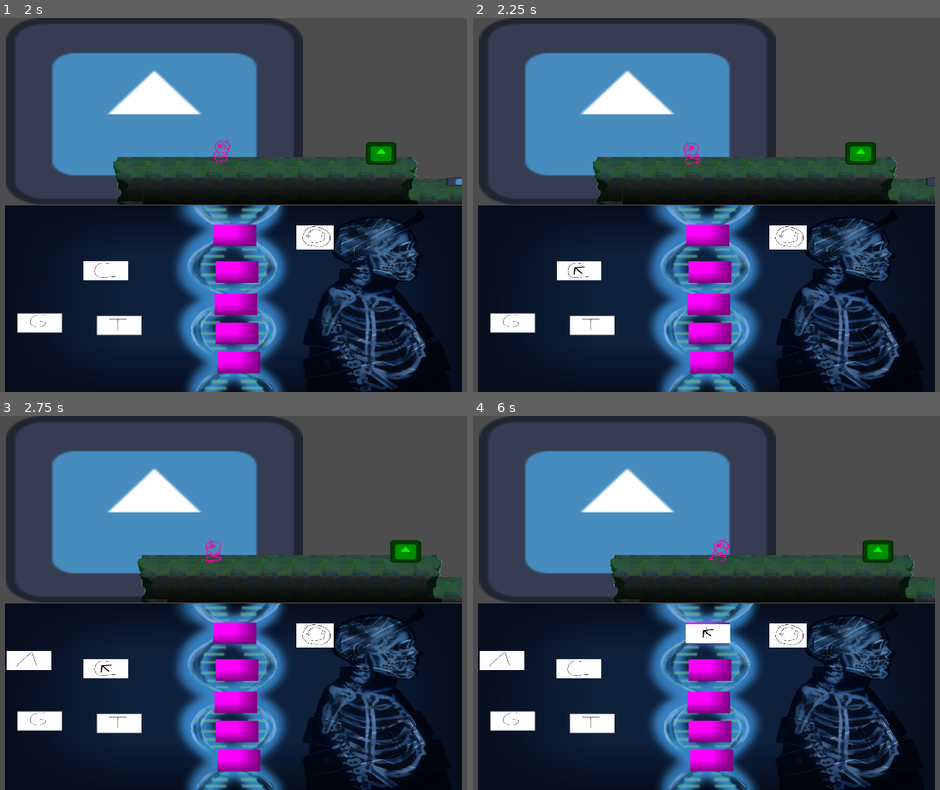
Above: before the commit, frames 1-4 (two rows, left to right).
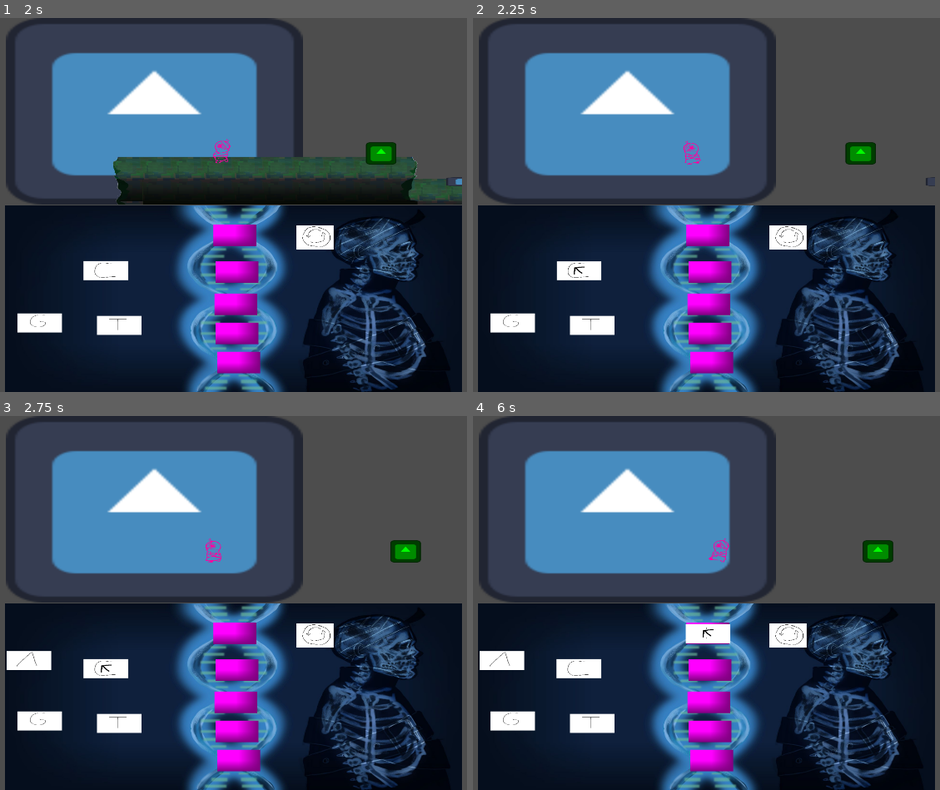
Above: after the commit, the same moments.

Repository: LuisEnriqueCabelloBlanco/ComJamOn26
Game: Godot game, scene res://Scenes/CamTest2.tscn
Two runs of this game, one before a commit and one after it. Both use one fixed random seed, a clock stepped at 60 frames per second and the inputs below. This scene is started directly instead of the project's main scene. The engine's default icon, where the game draws it, is replaced by a stand-in: a white triangle on a blue panel in a dark square.
Inputs (mouse positions are in pixels of both pictures, inside the frame that each line leads up to):
- Up to frame 1 (2 s): drag from (317, 238) to (434, 182) at 0.52 s; drag from (28, 261) to (462, 182) at 1.27 s
- Up to frame 2 (2.25 s): tap Enter at 2 s; move the mouse to (580, 272) at 2.02 s; hold A (left) from 2.03 s (still down); tap V (Vision nocturna) at 2.1 s; click (580, 272) at 2.17 s
- Up to frame 3 (2.75 s): keep holding A (left)
- Up to frame 4 (6 s): release A (left) at 2.75 s; drag from (510, 722) to (706, 632) at 2.77 s; drag from (706, 632) to (711, 730) at 3.52 s; drag from (594, 722) to (706, 632) at 4.27 s; hold D (right) 5.03-5.75 s; tap V (Vision nocturna) at 5.1 s; click (706, 632) at 5.17 s; drag from (608, 509) to (711, 760) at 5.77 s

Frame 1 is identical in both runs. In frame 2, 8.2% of the frame differs, in the area x 25-99%, y 37-50%; in frame 3, 8.0%; in frame 4, 8.0%.
Error before the commit: Invalid access to property or key 'visible' on a base object of type 'Nil'. (res://Scripts/night_vision_component.gd:15)

Commit message:
En camino al power ADN

Diff:
--- a/adn/Scenes/Cambers/Chamber1.tscn
+++ b/adn/Scenes/Cambers/Chamber1.tscn
@@ -26,12 +26,13 @@
 
 [node name="TileMapLayer" type="TileMapLayer" parent="." unique_id=1035849669]
 scale = Vector2(0.5, 0.5)
-tile_map_data = PackedByteArray("AAADACcAAAAAAAAAAAALACcAAAA …(181 unchanged characters)… AAAJAAcABgACAAMAAAAKAAcABgACAAMAAAALAAEAAwABAAEAAAALAAIAAwABAAEAAAALAAMAAwABAAEAAAALAAQAAwABAAEAAAD7/wYABgABAAMAAAD7/wcABgAAAAMAAAD8/wY …(607 unchanged characters)…
+tile_map_data = PackedByteArray("AAADACcAAAAAAAAAAAALACcAAAA …(181 unchanged characters)… AAAJAAcABgACAAMAAAAKAAcABgACAAMAAAALAAEABgAAAAQAAAALAAIABgAAAAQAAAALAAMABgAAAAQAAAALAAQABgAAAAQAAAD7/wYABgABAAMAAAD7/wcABgAAAAMAAAD8/wY …(607 unchanged characters)…
 tile_set = ExtResource("2_8jm6e")
 rendering_quadrant_size = 128
 
-[node name="Player" parent="." unique_id=1336915041 instance=ExtResource("3_0g47n")]
+[node name="Player" parent="." unique_id=1336915041 node_paths=PackedStringArray("visibleLayer") instance=ExtResource("3_0g47n")]
 position = Vector2(-182, 717)
+visibleLayer = NodePath("../TileMapLayer")
 
 [node name="Button" parent="." unique_id=44048984 instance=ExtResource("4_8jm6e")]
 position = Vector2(889, 912)
@@ -42,10 +43,5 @@
 [node name="Door" parent="." unique_id=527798983 instance=ExtResource("7_clbgy")]
 position = Vector2(1471, 767)
 
-[node name="Door2" parent="." unique_id=215706727 instance=ExtResource("7_clbgy")]
-position = Vector2(1208, 500)
-
 [connection signal="buttonPressed" from="Button" to="Door" method="_on_button_button_pressed"]
-[connection signal="buttonPressed" from="Button" to="Door2" method="_on_button_button_pressed"]
 [connection signal="buttonReleased" from="Button" to="Door" method="_on_button_button_released"]
-[connection signal="buttonReleased" from="Button" to="Door2" method="_on_button_button_released"]
--- a/adn/Scripts/Adn/Adn.gd
+++ b/adn/Scripts/Adn/Adn.gd
@@ -42,3 +42,4 @@
 func ClearLinks():
 	for link in links:
 		link.DropBase()
+	UpdateMutations()
--- a/adn/Scripts/night_vision_component.gd
+++ b/adn/Scripts/night_vision_component.gd
@@ -12,5 +12,7 @@
 
 func toggleNightVision(togglearlo:bool) -> void:
 	if togglearlo:
-		visibleLayer.visible = !visibleLayer.visible
-		invisibleLayer.visible = !invisibleLayer.visible
+		if visibleLayer!=null:
+			visibleLayer.visible = !visibleLayer.visible
+		if invisibleLayer!=null:
+			invisibleLayer.visible = !invisibleLayer.visible
--- a/adn/Scripts/player.gd
+++ b/adn/Scripts/player.gd
@@ -24,4 +24,18 @@
 	move_and_slide()
 
 func _ready() -> void:
+	GameManager.pattern1.connect(powerUp1)
+	GameManager.pattern2.connect(powerUp2)
+	GameManager.pattern3.connect(powerUp3)
+
 	night_vision_component.loadNVCLayers(visibleLayer, invisibleLayer)
+
+func powerUp1(active:bool):
+	night_vision_component.toggleNightVision(active)
+	print(active)
+
+func powerUp2(active:bool):
+	print(active)
+
+func powerUp3(active:bool):
+	print(active)
Binary file added: adn/Assets/CURSOR(1).png
Not shown, added: adn/Assets/CURSOR(1).png.import
